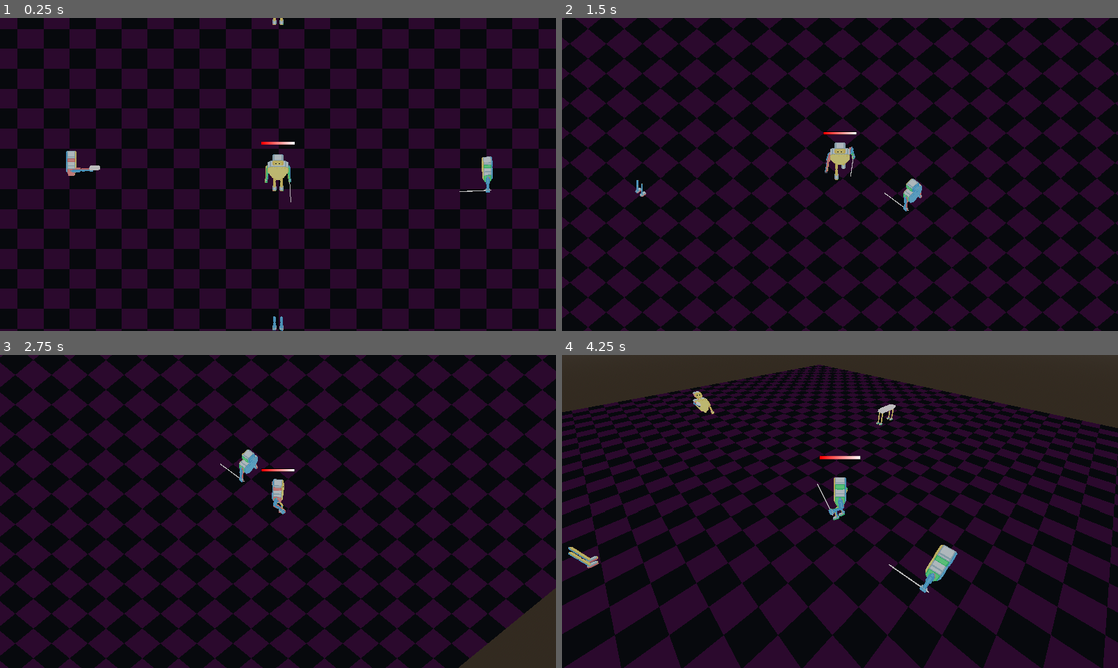
Above: before the commit, frames 1-4 (two rows, left to right).
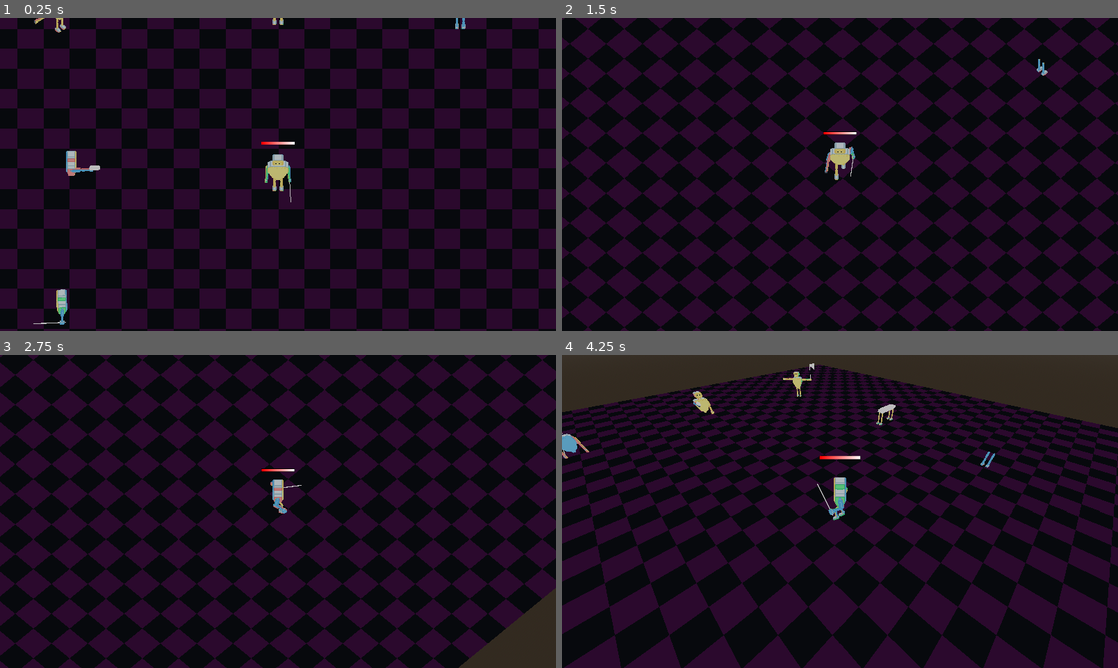
Above: after the commit, the same moments.

Repository: markguinn/kitbash-toy-clash
Game: Godot game, scene res://levels/dev/proto2.tscn
The game is run twice, just before and just after one commit, with the same random seed, the same clock (stepped at 60 frames per second) and the same inputs.
Inputs:
- Up to frame 1 (0.25 s): no input
- Up to frame 2 (1.5 s): tap Enter at 0.5 s; hold Right (right) 0.53-1.28 s; hold Z (attack1) 0.53-1.28 s; hold S (down) from 1.28 s (still down); tap Tab (switch_cam) at 1.35 s
- Up to frame 3 (2.75 s): release S (down) at 2.03 s; hold Right (right) from 2.03 s (still down); hold Z (attack1) from 2.03 s (still down)
- Up to frame 4 (4.25 s): release Right (right) at 2.78 s; release Z (attack1) at 2.78 s; hold W (up) 2.78-3.53 s; tap Tab (switch_cam) at 2.85 s; hold Left (left) from 3.53 s (still down); hold Z (attack1) from 3.53 s (still down)

The runs differ from the first frame. In frame 1, 0.5% of the frame differs, in the area x 6-89%, y 0-100%; in frame 2, 0.3%; in frame 3, 0.3%; in frame 4, 1.0%, in the area x 0-78%, y 2-76%.

Commit message:
add a two handed ax

Diff:
--- a/common/body_part.gd
+++ b/common/body_parts/body_part.gd
@@ -23,6 +23,9 @@
 ## additional animation tracks that should be copied
 ## (beyond the ones that touch the actual part and its children)
 @export var extra_tracks: Array[String] = []
+## other body parts that come along with this one
+@export var extra_nodes: Array[Node3D] = []
+## how this body part impact the overall player stats
 @export var stats: StatBlock
 
 var container: BodyPartContainer
@@ -36,7 +39,7 @@
 		stats = StatBlock.new()
 	for signal_name in AUTO_CONNECT_SIGNALS:
 		var method_name: String = "_on_" + signal_name
-		if has_method(method_name):
+		if has_method(method_name) and container:
 			Log.debug(self, "connecting", signal_name, "to", method_name)
 			container.connect(signal_name, _handle_container_signal.bind(method_name))
 
@@ -78,11 +81,11 @@
 	var host: Node3D = get_parent()
 	var src_player: AnimationPlayer = src_part._get_animation_player()
 	var src_anim_root: Node = src_player.get_node(src_player.root_node)
-	var src_part_path: NodePath = src_anim_root.get_path_to(src_part)
+	var src_part_path: String = src_anim_root.get_path_to(src_part).get_concatenated_names()
 	var dest_part: Node3D = self
 	var dest_player: AnimationPlayer = dest_part._get_animation_player()
 	var dest_anim_root: Node = dest_player.get_node(dest_player.root_node)
-	var dest_part_path: NodePath = dest_anim_root.get_path_to(dest_part)
+	var dest_part_path: String = dest_anim_root.get_path_to(dest_part).get_concatenated_names()
 	Log.debug(self, "Swapping", src_part, "for", dest_part, "player=", dest_player, "src path=", src_part_path, "dest path=", dest_part_path)
 
 	var anim_tree: AnimationTree = _get_animation_tree()
@@ -96,9 +99,17 @@
 	dest_player.add_animation_library("", dest_al)
 
 	# replace the mesh nodes
+	for extra_node in src_part.extra_nodes:
+		var np: NodePath = src_part.get_path_to(extra_node)
+		var old_node: Node3D = self.get_node_or_null(np)
+		if old_node:
+			old_node.get_parent().remove_child(old_node)
+			old_node.queue_free()
+		var cloned_node: Node3D = extra_node.duplicate()
+		host.add_child(cloned_node)
+
 	host.remove_child(self)
 	var cloned_part: Node3D = src_part.duplicate()
-	cloned_part.transform = self.transform
 	host.add_child(cloned_part)
 
 	# replace the animations
@@ -116,10 +127,13 @@
 			for t in src_part.extra_tracks:
 				if nps == t:
 					remove = true
-			if np.slice(0, dest_part_path.get_name_count()) == dest_part_path:
+			if nps.begins_with(dest_part_path):
 				remove = true
+			for extra_node in src_part.extra_nodes:
+				if nps.begins_with(src_anim_root.get_path_to(extra_node).get_concatenated_names()):
+					remove = true
 			if remove:
-				Log.debug(self, "Animation", anim_name, "removing track", i - 1, "for dest", np.get_concatenated_names())
+				Log.debug(self, "Animation", anim_name, "removing track", i - 1, "for dest", nps)
 				dest_anim.remove_track(i - 1)
 				if attack_oneshot:
 					attack_oneshot.set_filter_path(np, false)
@@ -131,14 +145,17 @@
 			for t in src_part.extra_tracks:
 				if nps == t:
 					add = true
-			if np.slice(0, dest_part_path.get_name_count()) == src_part_path:
+			if nps.begins_with(src_part_path):
 				add = true
+			for extra_node in src_part.extra_nodes:
+				if nps.begins_with(src_anim_root.get_path_to(extra_node).get_concatenated_names()):
+					add = true
 			if add:
-				Log.debug(self, "Animation", anim_name, "adding track", i, "for src", np.get_concatenated_names())
+				Log.debug(self, "Animation", anim_name, "adding track", i, "for src", nps)
 				src_anim.copy_track(i, dest_anim)
 				if attack_oneshot and src_part.stats.attack_cooldown > 0:
 					attack_oneshot.set_filter_path(np, true)
-					Log.debug(self, "Animation", anim_name, "filtering attack track", i, "for src", np.get_concatenated_names())
+					Log.debug(self, "Animation", anim_name, "filtering attack track", i, "for src", nps)
 
 				#var new_idx := dest_anim.get_track_count() - 1
 				#dest_anim.track_set_path(new_idx, dest_part_path)
--- a/player/sword_arm.gd
+++ b/common/body_parts/melee_attack_body_part.gd
@@ -1,7 +1,7 @@
-class_name SwordArmBodyPart
+class_name MeleeAttackBodyPart
 extends BodyPart
 
-@onready var hit_box: HitBox = $left_arm2/mesh/HitBox
+@onready var hit_box: HitBox = $HitBox
 
 func _ready() -> void:
 	super._ready()
--- a/player/gun_arm.gd
+++ b/common/body_parts/ranged_attack_body_part.gd
@@ -1,7 +1,7 @@
-class_name GunArmBodyPart
+class_name RangedAttackBodyPart
 extends BodyPart
 
-@export var projectile_speed := 30.0
+@export var projectile_speed := 50.0
 @export var projectile_tpl: PackedScene
 @export var fire_delay := 0.1
 
--- a/levels/dev/proto2.tscn
+++ b/levels/dev/proto2.tscn
@@ -7,6 +7,7 @@
 [ext_resource type="PackedScene" uid="uid://dqvrj27ervih7" path="res://player/generic_temp/temp_body_1.tscn" id="5_g1bde"]
 [ext_resource type="PackedScene" uid="uid://v13awrp2jboj" path="res://player/generic_temp/temp_body_2.tscn" id="6_unxl6"]
 [ext_resource type="PackedScene" uid="uid://b64kv0p1jxrdi" path="res://enemies/big_enemy/big_enemy_spawner.tscn" id="7_tm3by"]
+[ext_resource type="PackedScene" uid="uid://qf3m6pmicxlt" path="res://player/generic_temp/temp_body_3.tscn" id="8_u5iaq"]
 
 [sub_resource type="ProceduralSkyMaterial" id="ProceduralSkyMaterial_hchdm"]
 
@@ -128,7 +129,7 @@
 metadata/_edit_lock_ = true
 
 [node name="Human" parent="." unique_id=1797291781 instance=ExtResource("5_g1bde")]
-transform = Transform3D(-0.999397, 0, 0.034723062, 0, 1, 0, -0.034723062, 0, -0.999397, 0, 2.1892014, 17.874622)
+transform = Transform3D(-0.999397, 0, 0.034723062, 0, 1, 0, -0.034723062, 0, -0.999397, 17.481916, 2.1892014, -19.838047)
 
 [node name="torso" parent="Human/root" parent_id_path=PackedInt32Array(1797291781, 1682393043) index="0" unique_id=698833126]
 visible = false
@@ -146,7 +147,7 @@
 debug_color = Color(0, 0.6, 0.69803923, 1)
 
 [node name="SwordArm" parent="." unique_id=1788171193 instance=ExtResource("5_g1bde")]
-transform = Transform3D(0.053483307, 0, -0.9985687, 0, 1, 0, 0.9985687, 0, 0.053483307, 20.07767, 2.1892014, 0.46799088)
+transform = Transform3D(0.053483307, 0, -0.9985687, 0, 1, 0, 0.9985687, 0, 0.053483307, -20.766119, 2.1892014, 17.037405)
 
 [node name="legs" parent="SwordArm/root" parent_id_path=PackedInt32Array(1788171193, 1682393043) index="1" unique_id=1059167167]
 visible = false
@@ -192,11 +193,24 @@
 
 [node name="BigEnemySpawner" parent="." unique_id=1330096657 instance=ExtResource("7_tm3by")]
 transform = Transform3D(1, 0, 0, 0, 1, 0, 0, 0, 1, 30.31403, 0, 39.95581)
+
+[node name="BigAx" parent="." unique_id=820212657 instance=ExtResource("8_u5iaq")]
+transform = Transform3D(0.7809132, 0, 0.6246396, 0, 1, 0, -0.6246396, 0, 0.7809132, -20.96474, 3.070137, -19.053059)
+
+[node name="Area3D" type="Area3D" parent="BigAx" unique_id=1545673325]
+transform = Transform3D(1, 0, 0, 0, 1, 0, 0, 0, 1, 0, -0.589221, 0.21726799)
+collision_layer = 0
+collision_mask = 2
+
+[node name="CollisionShape3D" type="CollisionShape3D" parent="BigAx/Area3D" unique_id=1122190608]
+shape = SubResource("SphereShape3D_iynve")
+debug_color = Color(0, 0.6, 0.69803923, 1)
 
 [connection signal="body_entered" from="Human/Area3D2" to="." method="_on_human_body_entered"]
 [connection signal="body_entered" from="SwordArm/Area3D2" to="." method="_on_sword_arm_body_entered"]
 [connection signal="body_entered" from="Horse/Area3D" to="." method="_on_horse_body_entered"]
 [connection signal="body_entered" from="GunArm/Area3D" to="." method="_on_gun_arm_body_entered"]
+[connection signal="body_entered" from="BigAx/Area3D" to="." method="_on_ax_body_entered"]
 
 [editable path="Player"]
 [editable path="Player/Body"]
@@ -204,3 +218,4 @@
 [editable path="SwordArm"]
 [editable path="Horse"]
 [editable path="GunArm"]
+[editable path="BigAx"]
--- a/levels/dev/proto_2.gd
+++ b/levels/dev/proto_2.gd
@@ -44,3 +44,13 @@
 		Log.info(self, "swapping to gun arm", src, dest)
 		if dest and src:
 			dest.replace_with_body_part(src)
+
+
+func _on_ax_body_entered(body: Node3D) -> void:
+	if body is Player:
+		has_gun = !has_gun
+		var src: BodyPart = $BigAx.get_node("root/torso/left_arm")
+		var dest: BodyPart = body_part_container.get_node("root/torso/left_arm")
+		Log.info(self, "swapping to big ax", src, dest)
+		if dest and src:
+			dest.replace_with_body_part(src)
--- a/player/generic_temp/temp_body_1.tscn
+++ b/player/generic_temp/temp_body_1.tscn
@@ -1,9 +1,9 @@
 [gd_scene format=3 uid="uid://dqvrj27ervih7"]
 
 [ext_resource type="PackedScene" uid="uid://p076x5fcyfky" path="res://_source_assets/generic-player/generic_player.gltf" id="1_fug3q"]
-[ext_resource type="Script" uid="uid://db0pangcdjqgw" path="res://common/body_part_container.gd" id="2_33150"]
-[ext_resource type="Script" uid="uid://0ksdxe4wfcij" path="res://common/body_part.gd" id="3_rlt0s"]
-[ext_resource type="Script" uid="uid://cduhh7u3r7tsb" path="res://player/sword_arm.gd" id="4_nflsb"]
+[ext_resource type="Script" uid="uid://db0pangcdjqgw" path="res://common/body_parts/body_part_container.gd" id="2_33150"]
+[ext_resource type="Script" uid="uid://0ksdxe4wfcij" path="res://common/body_parts/body_part.gd" id="3_rlt0s"]
+[ext_resource type="Script" uid="uid://cduhh7u3r7tsb" path="res://common/body_parts/melee_attack_body_part.gd" id="4_nflsb"]
 [ext_resource type="Script" uid="uid://dwctbgtrj80mq" path="res://common/stat_block.gd" id="5_7qy1q"]
 [ext_resource type="Script" uid="uid://bb7mqdux6xdrk" path="res://common/hit_box.gd" id="6_gjhtx"]
 
@@ -42,15 +42,15 @@
 extra_tracks = Array[String](["root/torso"])
 stats = SubResource("Resource_xnjbx")
 
-[node name="HitBox" type="Area3D" parent="root/torso/left_arm/left_arm2/mesh" parent_id_path=PackedInt32Array(1047245733) index="0" unique_id=1651195800]
-transform = Transform3D(1, 0, 1.8256035e-15, 3.5527137e-15, 1, 3.5527137e-15, 1.8256033e-15, 0, 1, 0, 0.94545555, 0)
+[node name="HitBox" type="Area3D" parent="root/torso/left_arm" index="1" unique_id=1651195800]
+transform = Transform3D(1, 0, 1.8256033e-15, 7.1054274e-15, 1, 7.1054274e-15, 1.8256033e-15, 0, 1, 1.9375, 1.8829556, 5.9604645e-08)
 collision_layer = 4
 collision_mask = 0
 script = ExtResource("6_gjhtx")
 damage = 3.0
 metadata/_custom_type_script = "uid://bb7mqdux6xdrk"
 
-[node name="CollisionShape3D" type="CollisionShape3D" parent="root/torso/left_arm/left_arm2/mesh/HitBox" index="0" unique_id=1574372639]
+[node name="CollisionShape3D" type="CollisionShape3D" parent="root/torso/left_arm/HitBox" index="0" unique_id=1574372639]
 shape = SubResource("CapsuleShape3D_iynve")
 debug_color = Color(0.99215686, 0.039215688, 0.23137255, 1)
 
--- a/player/generic_temp/temp_body_2.tscn
+++ b/player/generic_temp/temp_body_2.tscn
@@ -1,9 +1,9 @@
 [gd_scene format=3 uid="uid://v13awrp2jboj"]
 
 [ext_resource type="PackedScene" uid="uid://bng6sl0sm81dy" path="res://_source_assets/generic-player/generic_player_mods.gltf" id="1_y3yu8"]
-[ext_resource type="Script" uid="uid://db0pangcdjqgw" path="res://common/body_part_container.gd" id="2_hnx4p"]
-[ext_resource type="Script" uid="uid://0ksdxe4wfcij" path="res://common/body_part.gd" id="3_rrwlk"]
-[ext_resource type="Script" uid="uid://c5gdsahklbswm" path="res://player/gun_arm.gd" id="4_ank5h"]
+[ext_resource type="Script" uid="uid://db0pangcdjqgw" path="res://common/body_parts/body_part_container.gd" id="2_hnx4p"]
+[ext_resource type="Script" uid="uid://0ksdxe4wfcij" path="res://common/body_parts/body_part.gd" id="3_rrwlk"]
+[ext_resource type="Script" uid="uid://c5gdsahklbswm" path="res://common/body_parts/ranged_attack_body_part.gd" id="4_ank5h"]
 [ext_resource type="PackedScene" uid="uid://0iap8bwrf2kj" path="res://player/projectile.tscn" id="5_dmfhu"]
 [ext_resource type="Script" uid="uid://dwctbgtrj80mq" path="res://common/stat_block.gd" id="6_xnjbx"]
 
--- /dev/null
+++ b/player/generic_temp/temp_body_3.tscn
@@ -0,0 +1,45 @@
+[gd_scene format=3 uid="uid://qf3m6pmicxlt"]
+
+[ext_resource type="PackedScene" uid="uid://dyo24c5cbdobb" path="res://_source_assets/generic-player/generic_player_ax.gltf" id="1_6e3uf"]
+[ext_resource type="Script" uid="uid://bb7mqdux6xdrk" path="res://common/hit_box.gd" id="2_i4utn"]
+[ext_resource type="Script" uid="uid://cduhh7u3r7tsb" path="res://common/body_parts/melee_attack_body_part.gd" id="2_it5jm"]
+[ext_resource type="Script" uid="uid://0ksdxe4wfcij" path="res://common/body_parts/body_part.gd" id="2_mo3dw"]
+[ext_resource type="Script" uid="uid://db0pangcdjqgw" path="res://common/body_parts/body_part_container.gd" id="2_wy3wo"]
+[ext_resource type="Script" uid="uid://dwctbgtrj80mq" path="res://common/stat_block.gd" id="3_j5ffu"]
+
+[sub_resource type="Resource" id="Resource_j5ffu"]
+script = ExtResource("3_j5ffu")
+turn_speed = 0.6
+attack_cooldown = 1000
+metadata/_custom_type_script = "uid://dwctbgtrj80mq"
+
+[sub_resource type="BoxShape3D" id="BoxShape3D_iynve"]
+size = Vector3(3.157074, 3.586975, 1)
+
+[node name="blockbench_export" unique_id=820212657 instance=ExtResource("1_6e3uf")]
+
+[node name="root" parent="." index="0" unique_id=550965669]
+script = ExtResource("2_wy3wo")
+
+[node name="left_arm" parent="root/torso" parent_id_path=PackedInt32Array(186194084) index="2" unique_id=479957023 node_paths=PackedStringArray("extra_nodes")]
+script = ExtResource("2_it5jm")
+slot = 3
+extra_tracks = Array[String](["root/torso"])
+extra_nodes = [NodePath("../right_arm")]
+stats = SubResource("Resource_j5ffu")
+
+[node name="HitBox" type="Area3D" parent="root/torso/left_arm" index="1" unique_id=199978391]
+transform = Transform3D(1, 0, 0, 0, 1, 0, 0, 0, 1, 2.375, 2.1875, 0)
+collision_layer = 4
+collision_mask = 0
+script = ExtResource("2_i4utn")
+damage = 10.0
+metadata/_custom_type_script = "uid://bb7mqdux6xdrk"
+
+[node name="CollisionShape3D" type="CollisionShape3D" parent="root/torso/left_arm/HitBox" index="0" unique_id=1457913581]
+transform = Transform3D(1, 0, 0, 0, 1, 0, 0, 0, 1, 1.078537, 0.082455635, 0)
+shape = SubResource("BoxShape3D_iynve")
+debug_color = Color(0.9309958, 0.23757973, 0.28869233, 1)
+
+[node name="right_arm" parent="root/torso" parent_id_path=PackedInt32Array(186194084) index="3" unique_id=816751645]
+script = ExtResource("2_mo3dw")
--- a/player/generic_temp/temp_player.tscn
+++ /dev/null
@@ -1,18 +0,0 @@
-[gd_scene format=3 uid="uid://cyd33x0prgw2t"]
-
-[ext_resource type="PackedScene" uid="uid://p076x5fcyfky" path="res://_source_assets/generic-player/generic_player.gltf" id="1_hslv5"]
-
-[node name="TempPlayer" type="Node3D" unique_id=1195337186]
-
-[node name="blockbench_export" parent="." unique_id=710161177 instance=ExtResource("1_hslv5")]
-
-[node name="left_arm" parent="blockbench_export/root/torso" parent_id_path=PackedInt32Array(710161177, 698833126) index="2" unique_id=2040636637]
-transform = Transform3D(0.043619365, -4.1804725e-08, -0.99904823, -0.99904823, -4.3669786e-08, -0.043619365, -4.1804725e-08, 1, -4.3669786e-08, 0.9375, 0.0625, 0)
-
-[node name="right_arm" parent="blockbench_export/root/torso" parent_id_path=PackedInt32Array(710161177, 698833126) index="3" unique_id=1196472177]
-transform = Transform3D(0.043619365, 4.1804725e-08, -0.99904823, 0.99904823, -4.3669786e-08, 0.043619365, -4.1804725e-08, -1, -4.3669786e-08, -0.9375, 0.0625, 0)
-
-[node name="AnimationPlayer" parent="blockbench_export" index="1" unique_id=1294345561]
-autoplay = &"idle"
-
-[editable path="blockbench_export"]
Not shown, added: _source_assets/generic-player/generic_player_ax.gltf
Not shown, added: _source_assets/generic-player/generic_player_ax.gltf.import
Binary file added: _source_assets/generic-player/generic_player_ax_0.png
Not shown, added: _source_assets/generic-player/generic_player_ax_0.png.import
Renamed: common/body_part.gd.uid -> common/body_parts/body_part.gd.uid
Renamed: common/body_part_container.gd -> common/body_parts/body_part_container.gd
Renamed: common/body_part_container.gd.uid -> common/body_parts/body_part_container.gd.uid
Renamed: player/sword_arm.gd.uid -> common/body_parts/melee_attack_body_part.gd.uid
Renamed: player/gun_arm.gd.uid -> common/body_parts/ranged_attack_body_part.gd.uid
Not shown, added: _source_assets/generic-player/generic_player_ax.bbmodel
